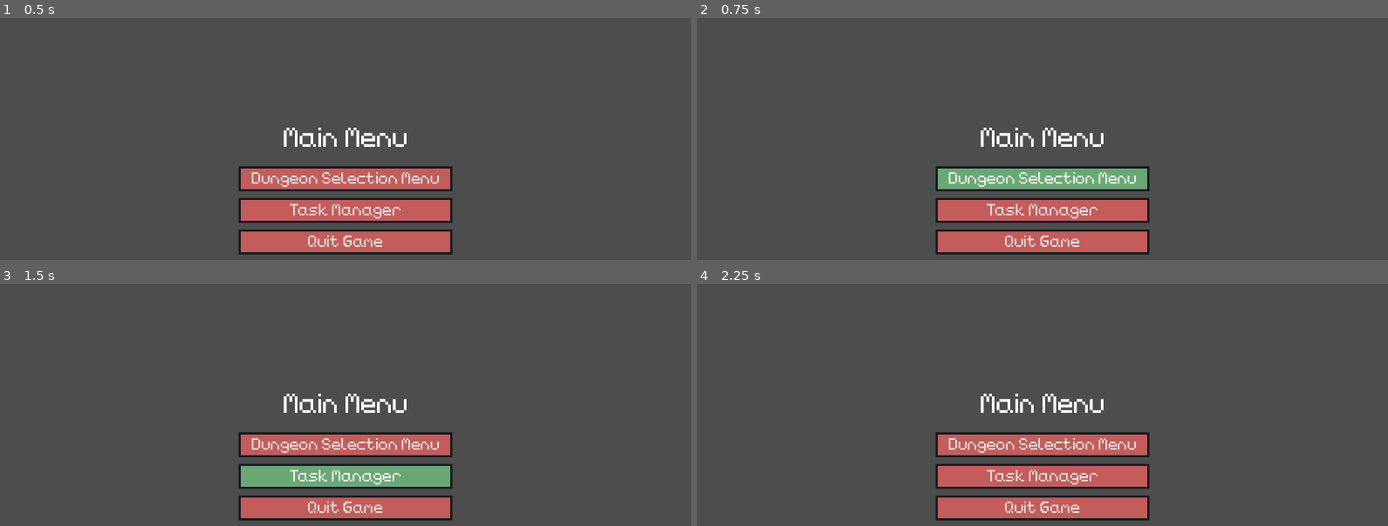
Above: before the commit, frames 1-4 (two rows, left to right).
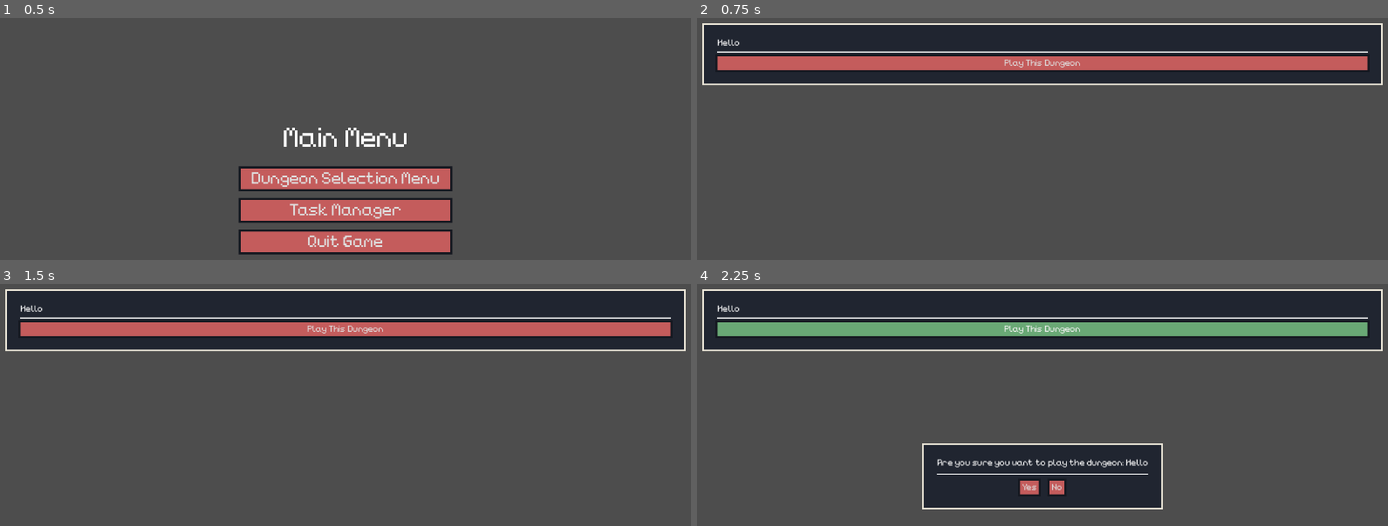
Above: after the commit, the same moments.

Repository: TheHumanMRP/RPG-Life-Tracker
Game: Godot game, scene res://Folders/Systems/Main/MainScene/main_scene.tscn
Same seed, same stepped clock (60 frames per second), same inputs: the game is played once before the commit and once after it. The engine's default icon, where the game draws it, is replaced by a stand-in: a white triangle on a blue panel in a dark square.
Inputs (mouse positions are in pixels of both pictures, inside the frame that each line leads up to):
- Up to frame 1 (0.5 s): no input
- Up to frame 2 (0.75 s): click "Dungeon Selection Menu" at 0.5 s
- Up to frame 3 (1.5 s): click (345, 475) at 1.25 s, where only the run before the commit has a clickable "Task Manager"
- Up to frame 4 (2.25 s): click (1042, 329) at 2 s, where only the run after the commit has a clickable "Play This Dungeon"

Frame 1 is identical in both runs. In frame 2, 35% of the frame differs, in the area x 0-100%, y 2-98%; in frame 3, 35%; in frame 4, 37%.

Commit message:
Auto commit at 2026-11-09 01:20:00

Diff:
--- a/Folders/Systems/Main/MainMenu/main_menu.gd
+++ b/Folders/Systems/Main/MainMenu/main_menu.gd
@@ -43,10 +43,10 @@
 # Handling Input
 # ==============================================
 func _on_dungeon_selection_menu_button_pressed() -> void:
-	SignalBus.switch_scene.emit()
+	SignalBus.switch_scene.emit(_get_scene(Constants.PATH_TO_DUNGEON_SELECTION_MENU))
 
 func _on_task_manager_button_pressed() -> void:
-	SignalBus.switch_scene.emit(self, Constants.PATH_TO_TASK_MANAGER, true)
+	SignalBus.switch_scene.emit(_get_scene(Constants.PATH_TO_TASK_MANAGER))
 
 func _on_quit_game_button_pressed() -> void:
 	SignalBus.popup_conformation_menu.emit(self, "Are you sure you want to quit the game?", "Yes", "No", "quit game")
